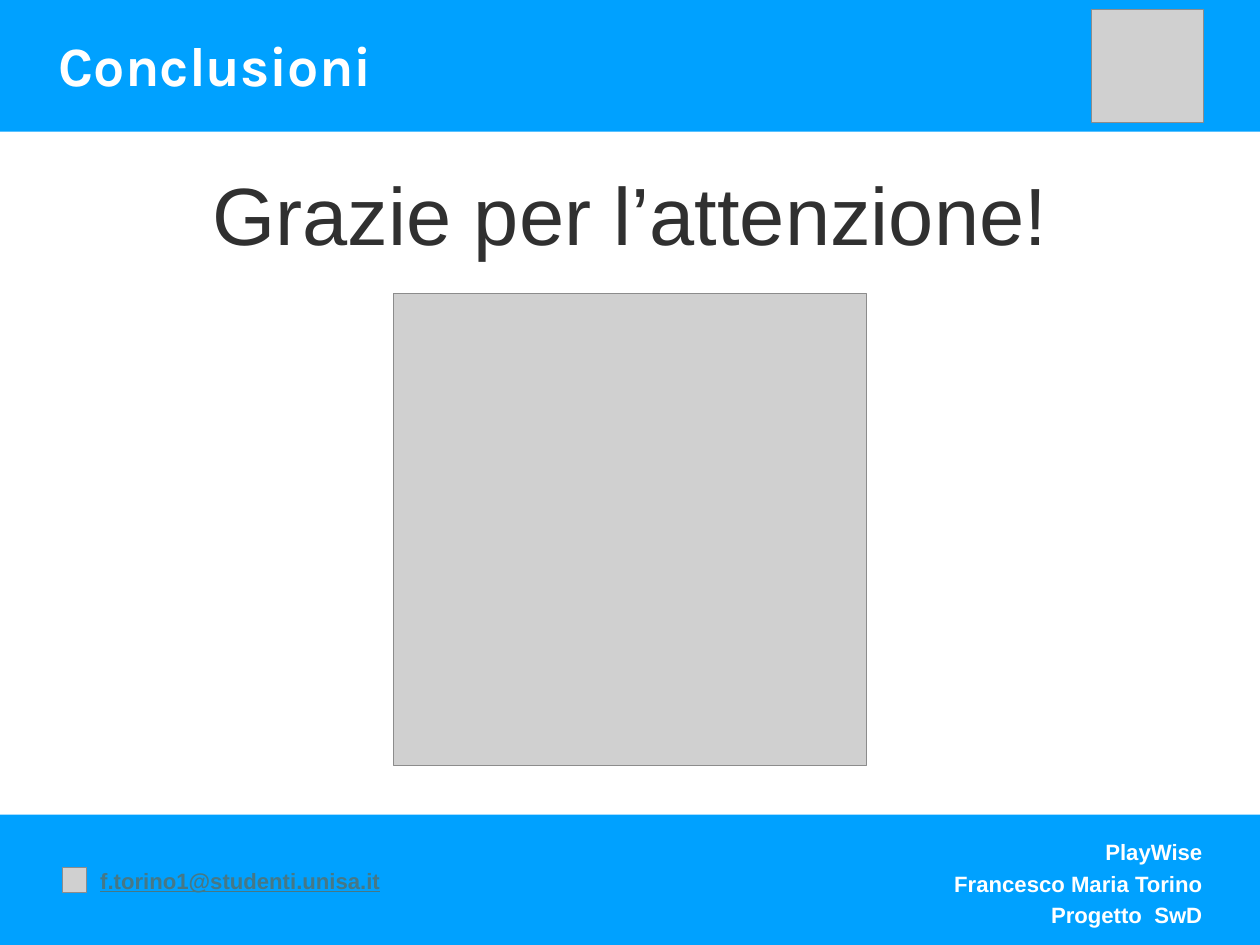
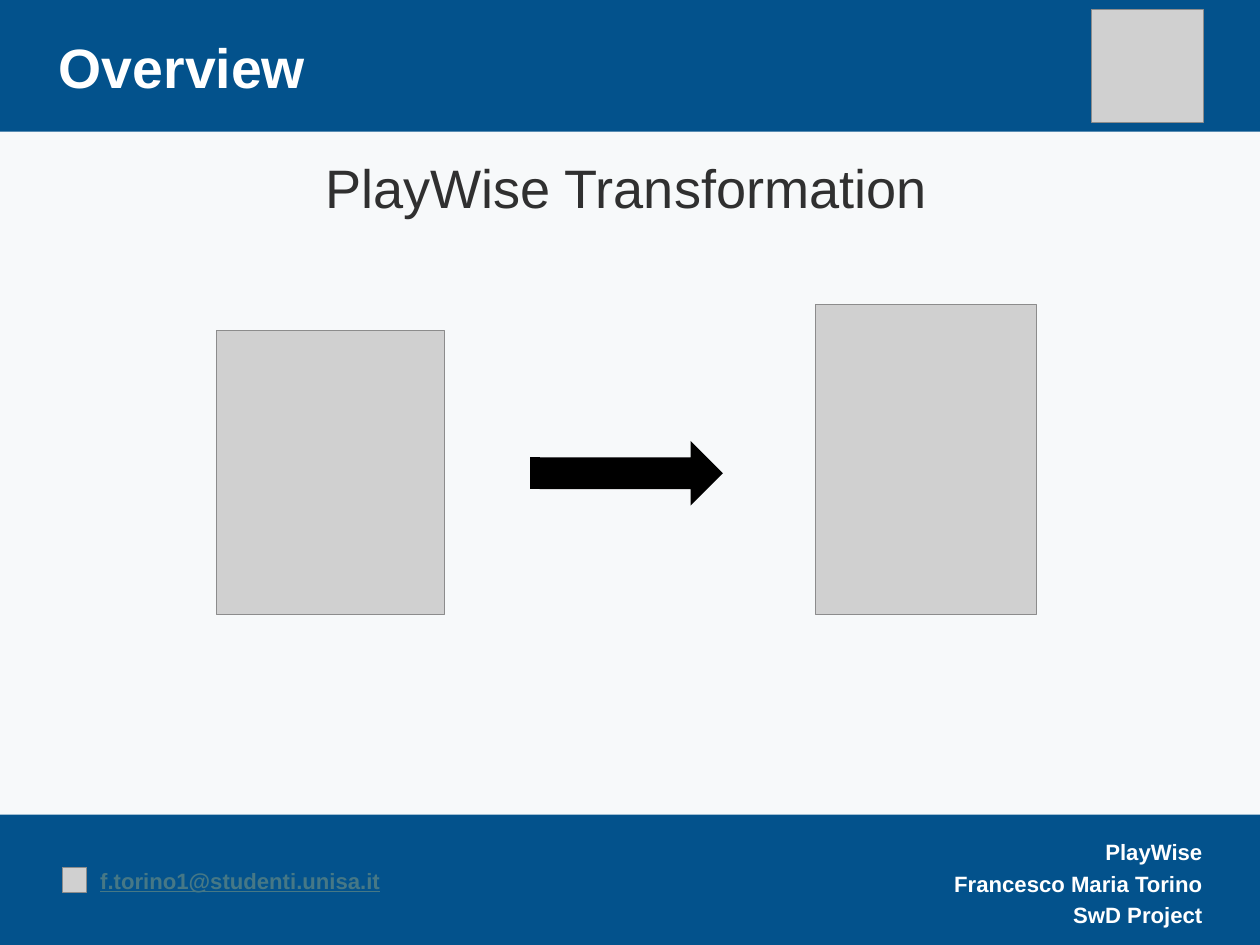
Before and after one commit to FrancescoTorino1999/PlayWiseDependability, a slide deck: slide 3 of Presentazione/Presentazione Playwise SwD.pptx (slide 7 before the commit). Drawn at 1260x945 pixels with LibreOffice and Linux fonts; fonts in the diff are those of the drawing; grey boxes stand for pictures. Boxes give left, top, right and bottom in pixels: in the first picture for what was removed or moved away, otherwise in the second. Text is boxed around its words. In the diff, an @@ line names an element or a change of style, - is before the commit and + after.

```diff
--- a/Presentazione/Presentazione Playwise SwD.pptx
+++ b/Presentazione/Presentazione Playwise SwD.pptx
@@ background #FFFFFF to #F7F9FA @@
@@ rectangle at (0,0,1260,132): fill #00A1FF to #03528C @@
@@ text at (59,48,305,89): text changed; font Karla to Arial @@
-Conclusioni
+Overview
@@ text added at (325,168,927,218), 44 pt, text #303030 @@
+PlayWise Transformation
@@ text removed at (212,186,1047,260) @@
-Grazie per l’attenzione!
@@ picture removed at (393,293,866,766) @@
@@ picture added at (816,304,1037,614) @@
@@ picture added at (217,331,445,615) @@
@@ striped right arrow added at (532,443,722,503), fill #000000, outline #000000 1.5 pt @@
@@ rectangle at (0,815,1260,945): fill #00A1FF to #03528C @@
@@ text at (1073,907,1202,928): text changed @@
-Progetto SwD
+SwD Project
```
Also in this commit, not shown: 6 other slides changed, 6 slides added, 3 other files.
